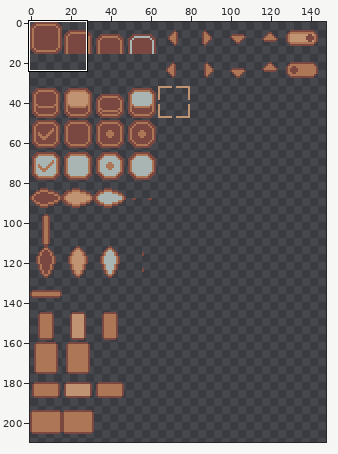
File history of a pixel-art file, src/assets/art/ui.aseprite. Above, an overview of the earlier version with the close-up marked.
Close-up. The starting point:
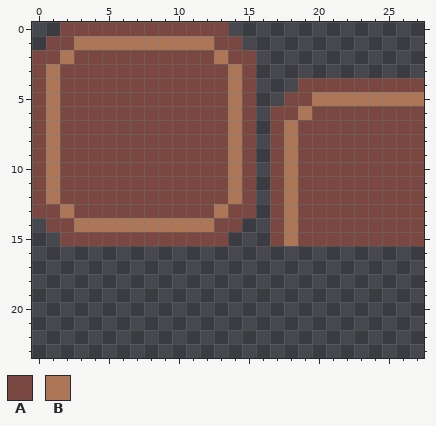
512x512 pixels, 1 frame. Shown: x 0..27, y 0..23. The wide view leaves out empty margins.
Palette (. is transparent): A #7a4841  B #ad7757
Pixels before, first column x 0:
 0 ..AAAAAAAAAAAA..............
 1 .AABBBBBBBBBBAA.............
 2 AABAAAAAAAAAABAA............
 3 ABAAAAAAAAAAAABA............
 4 ABAAAAAAAAAAAABA...AAAAAAAAA
 5 ABAAAAAAAAAAAABA..AABBBBBBBB
 6 ABAAAAAAAAAAAABA.AABAAAAAAAA
 7 ABAAAAAAAAAAAABA.ABAAAAAAAAA
 8 ABAAAAAAAAAAAABA.ABAAAAAAAAA
 9 ABAAAAAAAAAAAABA.ABAAAAAAAAA
10 ABAAAAAAAAAAAABA.ABAAAAAAAAA
11 ABAAAAAAAAAAAABA.ABAAAAAAAAA
12 ABAAAAAAAAAAAABA.ABAAAAAAAAA
13 AABAAAAAAAAAABAA.ABAAAAAAAAA
14 .AABBBBBBBBBBAA..ABAAAAAAAAA
15 ..AAAAAAAAAAAA...ABAAAAAAAAA
The same view after the edit:
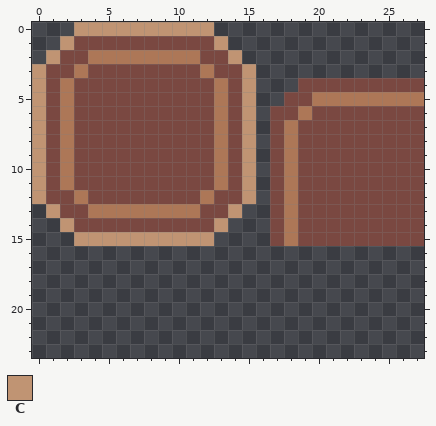
Colours new in this view: C #c09473
Change:
Changed rows in their new state; - is an unchanged pixel.
first column x 0:
 0 --.CCCCCCCCCC.--
 1 -.CAAAAAAAAAAC.-
 2 .CA-BBBBBBBB-AC.
 3 CA-B--------B-AC
 4 CAB----------BAC
 5 CAB----------BAC
 6 CAB----------BAC
 7 CAB----------BAC
 8 CAB----------BAC
 9 CAB----------BAC
10 CAB----------BAC
11 CAB----------BAC
12 CA-B--------B-AC
13 .CA-BBBBBBBB-AC.
14 -.CAAAAAAAAAAC.-
15 --.CCCCCCCCCC.--
